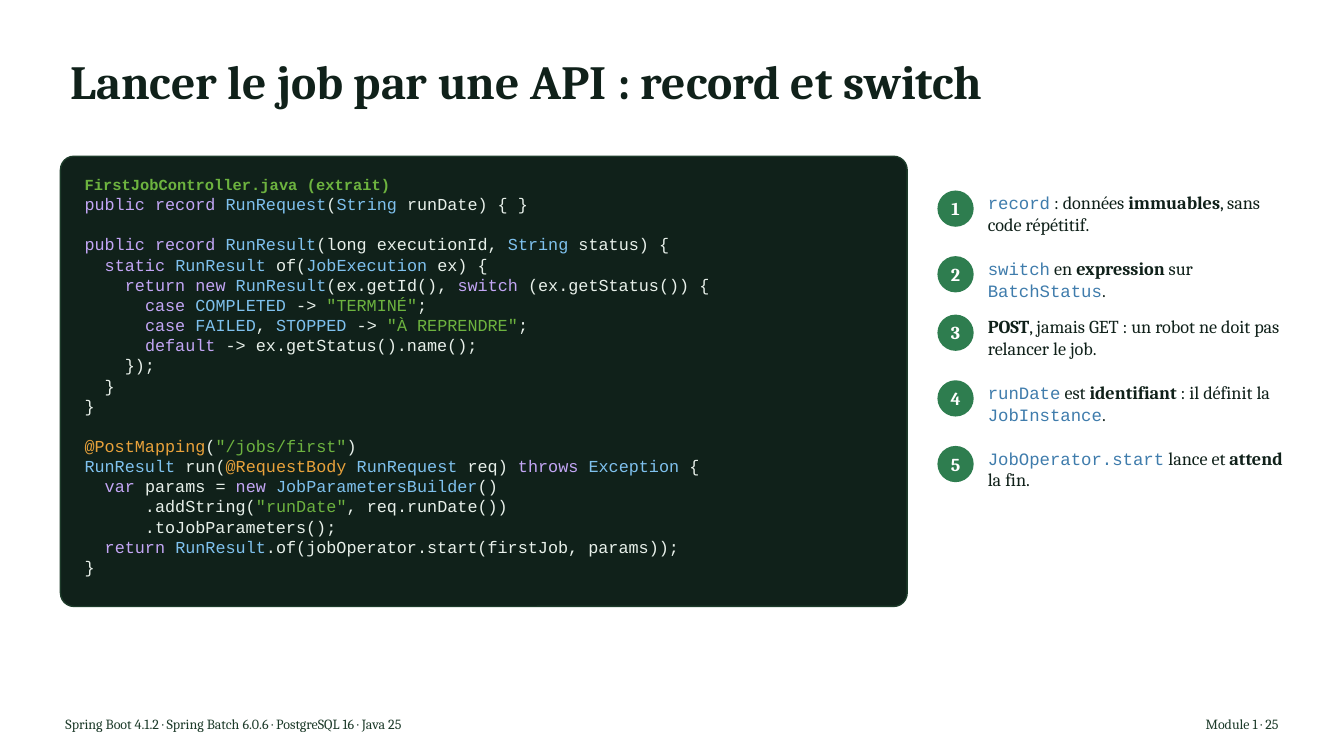
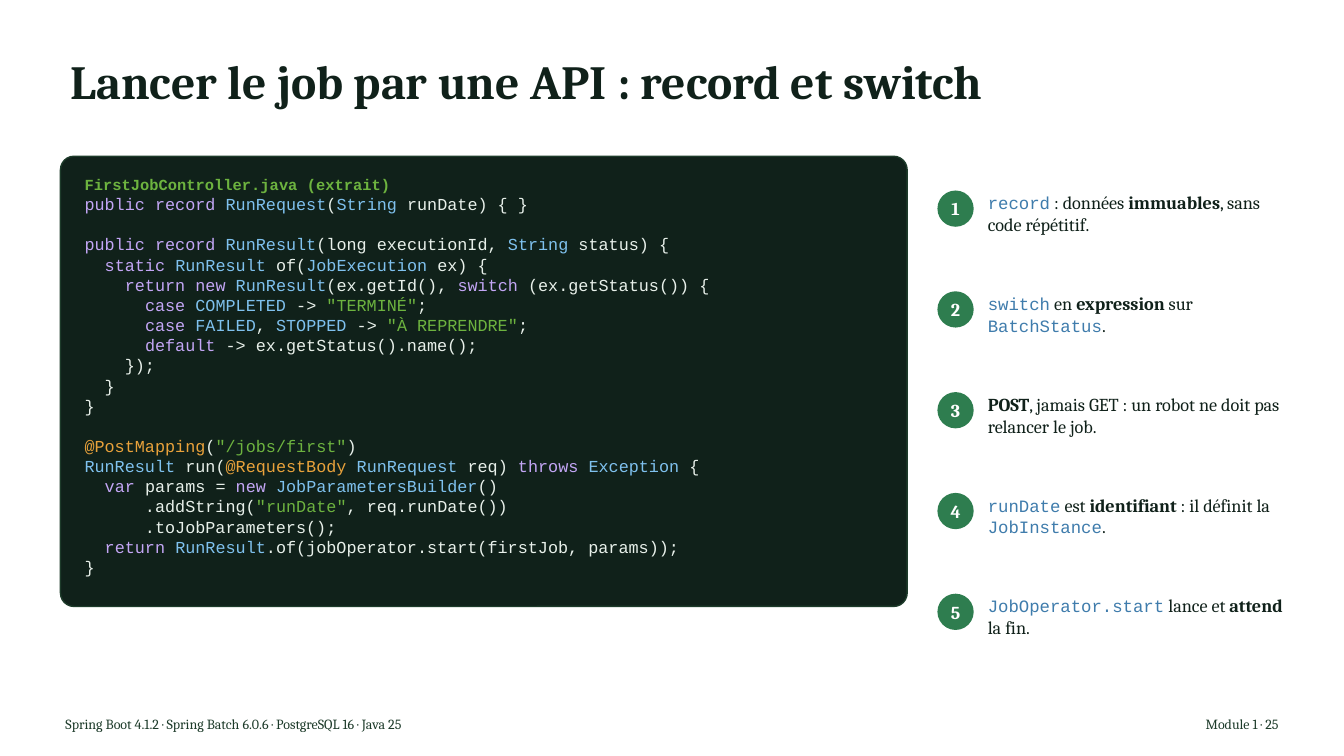
Before and after one commit to NaoufalHightech/tp-spring-batch, a slide deck: slide 22 of pptx/build/Spring_Batch_Module_1.pptx. Drawn at 1344x756 pixels with LibreOffice and Linux fonts; fonts in the diff are those of the drawing. Boxes give left, top, right and bottom in pixels: in the first picture for what was removed or moved away, otherwise in the second. Text is boxed around its words. In the diff, an @@ line names an element or a change of style, - is before the commit and + after.

```diff
--- a/pptx/build/Spring_Batch_Module_1.pptx
+++ b/pptx/build/Spring_Batch_Module_1.pptx
@@ ellipse "2": place and size @@
-ellipse "2" at bbox=[938, 256, 974, 292]
+ellipse "2" at bbox=[938, 291, 974, 328]
@@ text "switch en expression sur BatchStatus.": place and size @@
-text "switch en expression sur BatchStatus." at bbox=[988, 262, 1193, 297]
+text "switch en expression sur BatchStatus." at bbox=[988, 297, 1193, 332]
@@ text "POST, jamais GET : un ...": place and size @@
-text "POST, jamais GET : un ..." at bbox=[988, 320, 1279, 359]
+text "POST, jamais GET : un ..." at bbox=[988, 398, 1279, 437]
@@ ellipse "3": place and size @@
-ellipse "3" at bbox=[938, 315, 974, 351]
+ellipse "3" at bbox=[938, 392, 974, 429]
@@ ellipse "4": place and size @@
-ellipse "4" at bbox=[938, 380, 974, 416]
+ellipse "4" at bbox=[938, 493, 974, 529]
@@ text "runDate est identifiant : il ...": place and size @@
-text "runDate est identifiant : il ..." at bbox=[988, 386, 1270, 421]
+text "runDate est identifiant : il ..." at bbox=[988, 499, 1270, 533]
@@ ellipse "5": place and size @@
-ellipse "5" at bbox=[938, 446, 974, 482]
+ellipse "5" at bbox=[938, 594, 974, 630]
@@ text "JobOperator.start lance et attend la ...": place and size @@
-text "JobOperator.start lance et attend la ..." at bbox=[988, 452, 1282, 486]
+text "JobOperator.start lance et attend la ..." at bbox=[988, 599, 1282, 634]
```
Also in this commit, not shown: 22 other slides changed, 10 other files.
